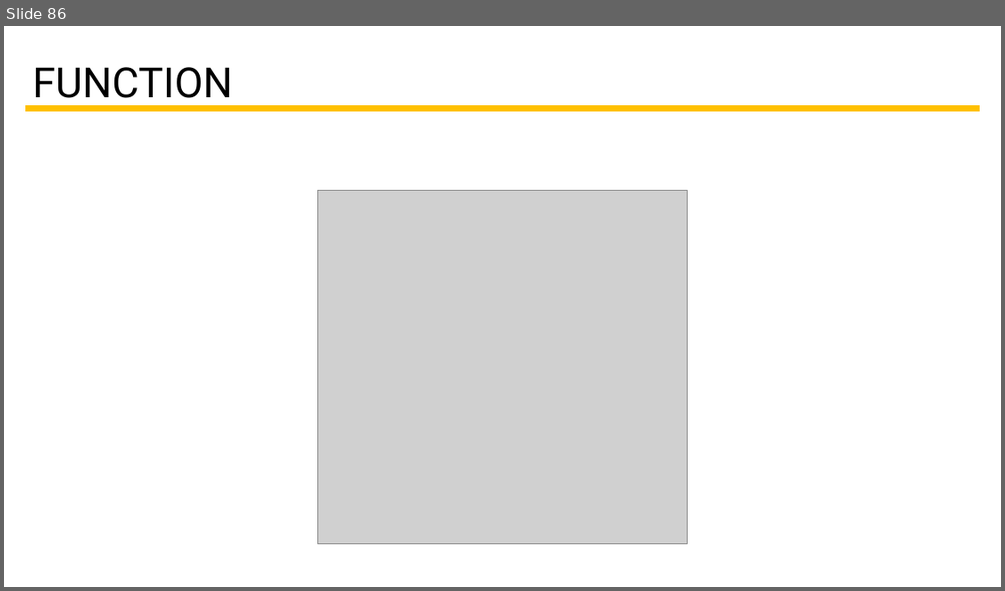
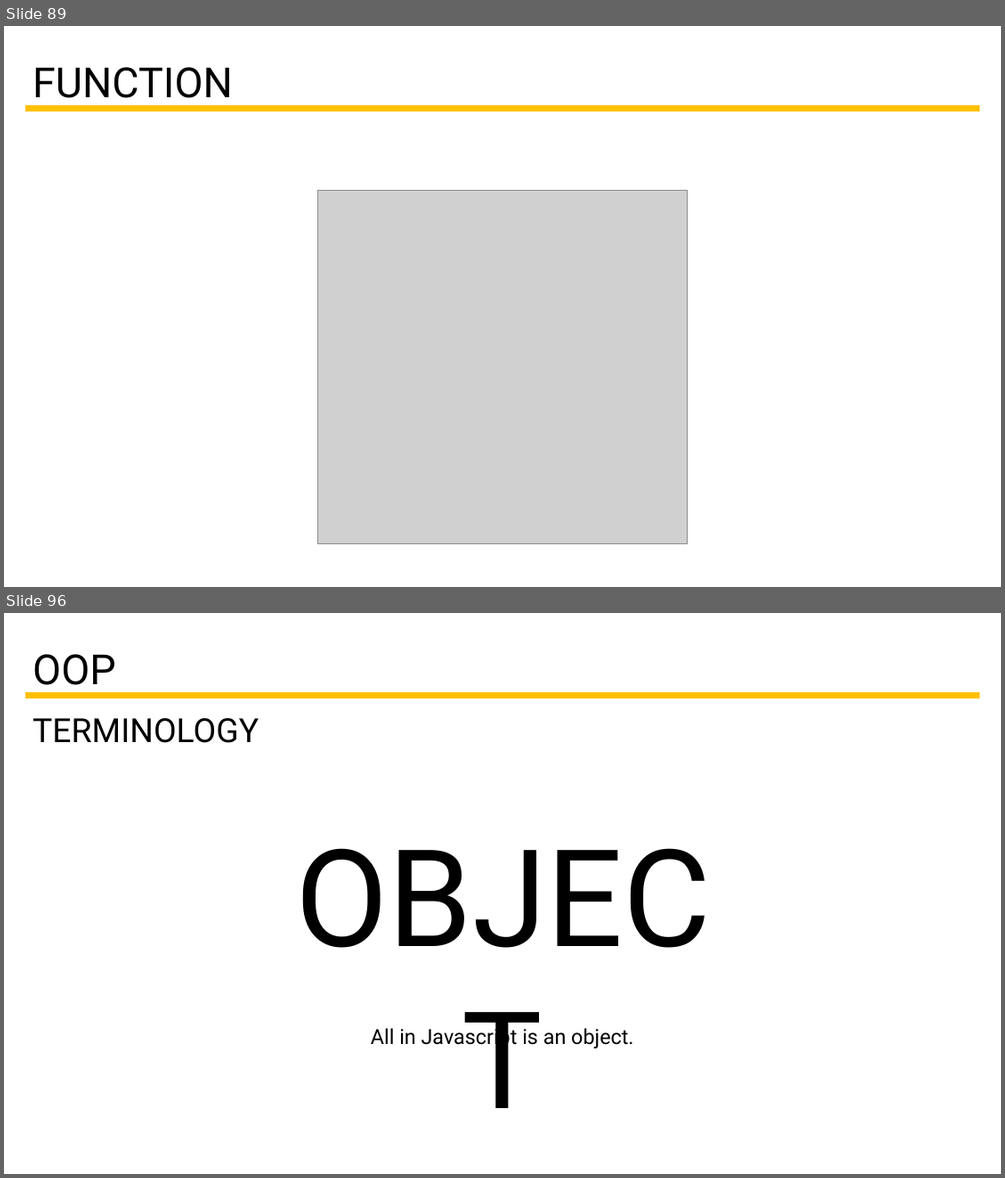
Before and after one commit to tcorral/Javascript_Ironhack, a slide deck: Slides/Presentación Javascript.pptx. Shown one above the other, each under a label of ours: slide 86 before the commit, slides 89 and 96 after it; the slides between them are not shown. The pictures are 1005x591 and 1005x1178 pixels, drawn with LibreOffice and Linux fonts; fonts in the diff are those of the drawing; grey boxes stand for pictures. Boxes give left, top, right and bottom in pixels: in the first picture for what was removed or moved away, otherwise in the second. Text is boxed around its words. In the diff, an @@ line names an element or a change of style, - is before the commit and + after.

```diff
--- a/Slides/Presentación Javascript.pptx
+++ b/Slides/Presentación Javascript.pptx
@@ slide 96 added at [4,613,1001,1174], background #FFFFFF @@
@@ text added at [32,654,116,694], 40 pt, text #000000 @@
+OOP
@@ line added from (25, 696) to (979, 696), #FFC000 6 pt @@
@@ text added at [32,718,259,743], 32 pt, text #000000 @@
+TERMINOLOGY
@@ text added at [259,808,745,980], 130 pt, text #000000 @@
+OBJECT
@@ text added at [371,1025,633,1049], 20 pt, text #000000 @@
+All in Javascript is an object.
@@ what was slide 86 is now slide 89 @@
```
Also in this commit, not shown: 23 other slides added, 15 other files.
